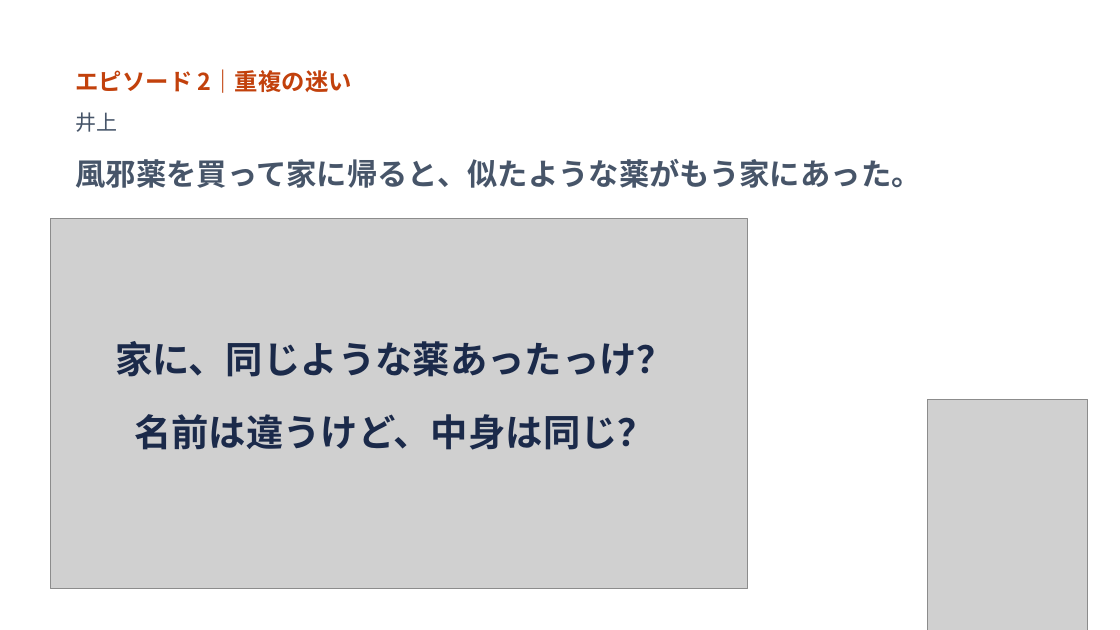
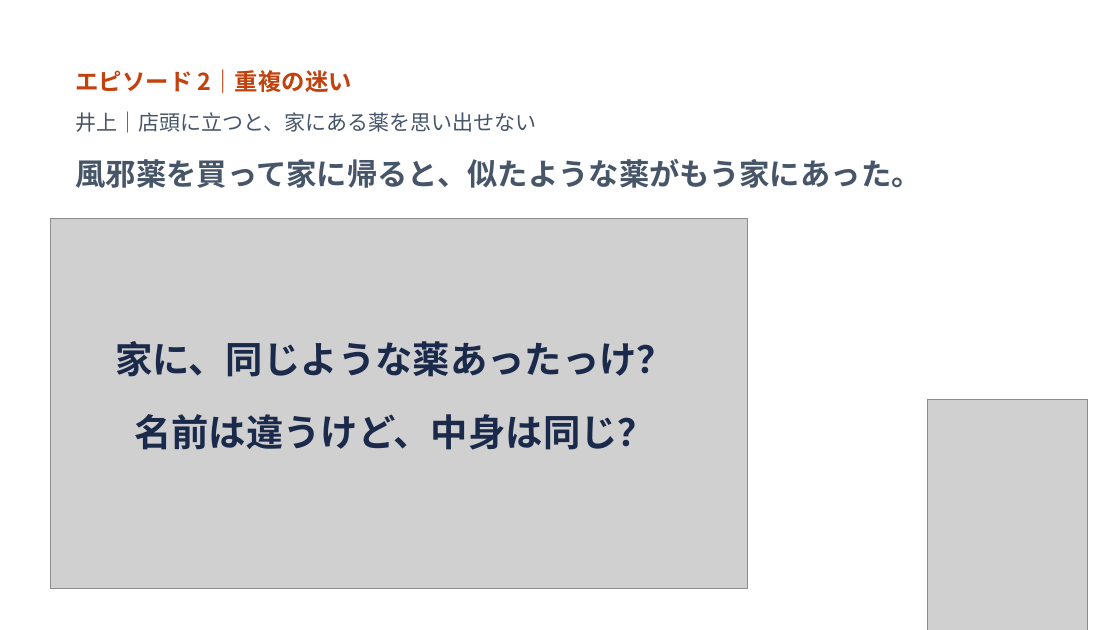
Before and after one commit to John-Frusciante/overlai, a slide deck: slide 3 of docs/ピッチ/Overlai_本選ピッチ.pptx. Drawn at 1120x630 pixels with LibreOffice and Linux fonts; fonts in the diff are those of the drawing; grey boxes stand for pictures. Boxes give left, top, right and bottom in pixels: in the first picture for what was removed or moved away, otherwise in the second. Text is boxed around its words. In the diff, an @@ line names an element or a change of style, - is before the commit and + after.

```diff
--- a/docs/ピッチ/Overlai_本選ピッチ.pptx
+++ b/docs/ピッチ/Overlai_本選ピッチ.pptx
@@ text at bbox=[76, 111, 537, 133]: text changed @@
-井上
+井上｜店頭に立つと、家にある薬を思い出せない
```
Also in this commit, not shown: 6 other slides changed, 1 slide added, 6 other files.
